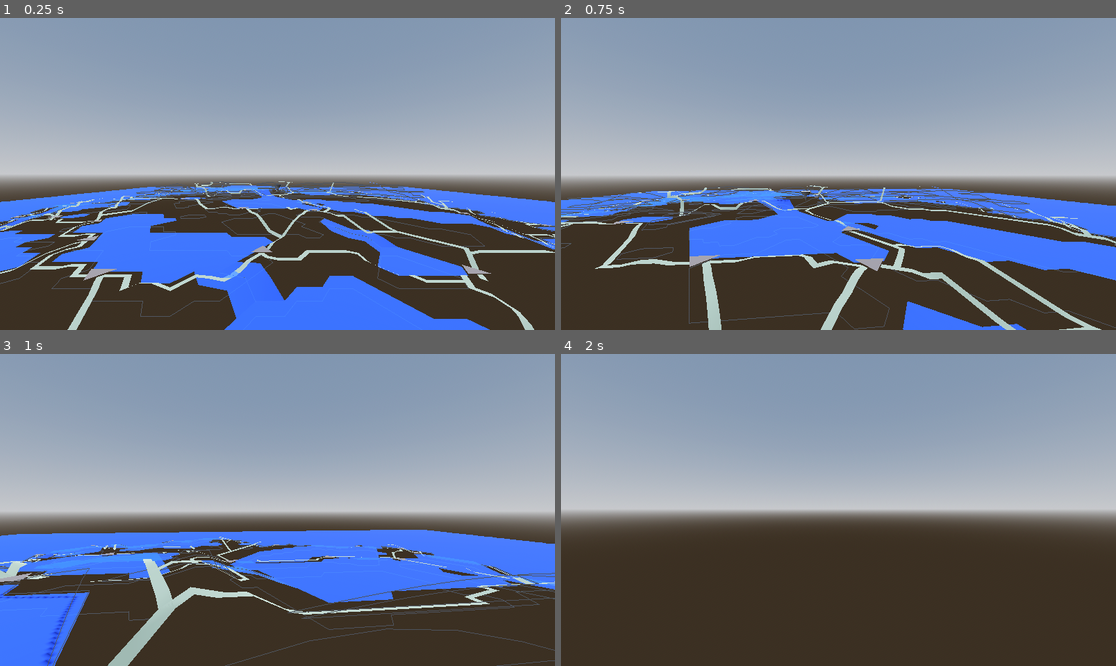
Above: before the commit, frames 1-4 (two rows, left to right).
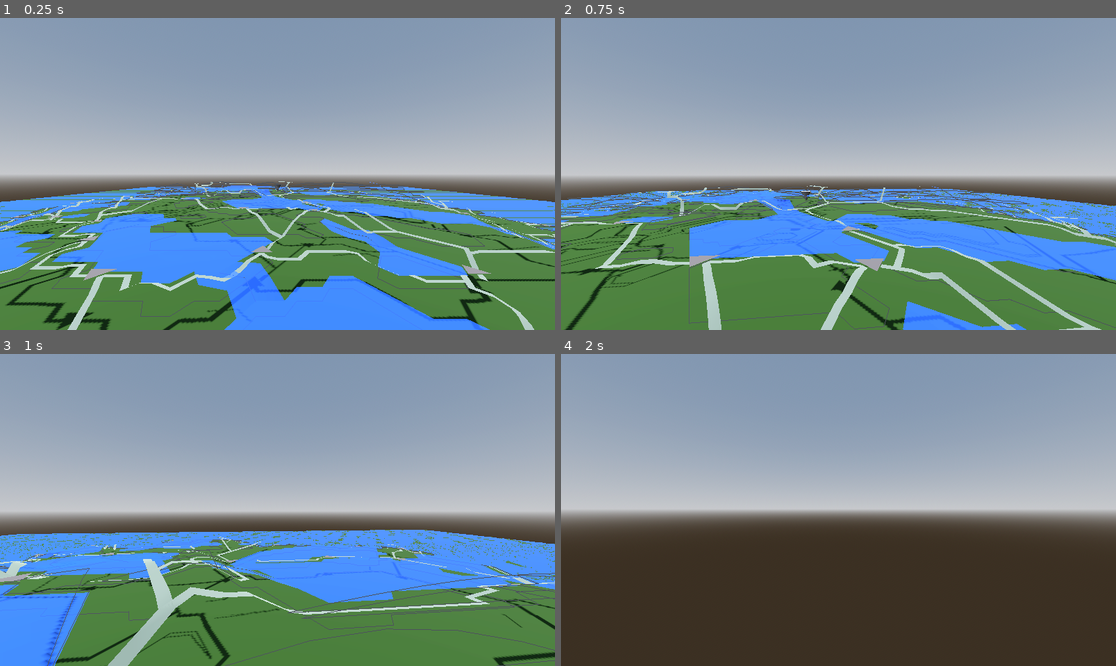
Above: after the commit, the same moments.

Repository: MichaelReel/Faster-Island-Generation
Game: Godot game, scene res://Main.tscn
Two runs of this game, one before a commit and one after it. Both use one fixed random seed, a clock stepped at 60 frames per second and the inputs below.
Inputs (mouse positions are in pixels of both pictures, inside the frame that each line leads up to):
- Up to frame 1 (0.25 s): no input
- Up to frame 2 (0.75 s): tap Enter at 0.5 s; move the mouse to (866, 174) at 0.52 s; hold W (forward) from 0.53 s (still down)
- Up to frame 3 (1 s): keep holding W (forward)
- Up to frame 4 (2 s): keep holding W (forward); move the mouse to (810, 510) at 1.27 s

The runs differ from the first frame. In frame 1, 37% of the frame differs, in the area x 0-100%, y 55-100%; in frame 2, 35%; in frame 3, 37%; in frame 4, nothing differs.

Commit message:
Fixed the vertex ordering

Diff:
--- a/island/generation/mid_lod/geometry/MidLODTriCellLayer.gd
+++ b/island/generation/mid_lod/geometry/MidLODTriCellLayer.gd
@@ -18,13 +18,6 @@
 	_tri_cell_layer = tri_cell_layer
 	_mid_lod_point_layer = mid_lod_point_layer
 	_mid_lod_subdivision = mid_lod_subdivision
-
-
-#
-#
-# TODO: Reverse the vertex order of all the triangle!
-#    - Note, code fix is easy, need to update docs/examples here too!
-#
 
 
 func perform() -> void:
@@ -44,10 +37,10 @@
 	#  _________\/_________                     \/____\/____\/____\/
 	#           9\                              6\    7     8     /9
 
-	# 1,0,4  1,4,5  2,1,5  2,5,6  3,2,6                0,1,2
-	#        5,4,7  5,7,8  6,5,8                1,3,4  1,4,2  2,4,5
-	#               8,7,9                3,6,7  3,7,4  4,7,8  4,8,5  5,8,9
-	#                             6,A,B  6,B,7  7,B,C  7,C,8  8,C,D  8,D,9  9,D,E
+	# 1,4,0  1,5,4  2,5,1  2,6,5  3,6,2                0,2,1
+	#        5,7,4  5,8,7  6,8,5                1,4,3  1,2,4  2,5,4
+	#               8,9,7                3,7,6  3,4,7  4,8,7  4,5,8  5,9,8
+	#                             6,B,A  6,7,B  7,C,B  7,8,C  8,D,C  8,9,D  9,E,D
 
 
 	_cell_up_subtriangles = _create_cell_up_subtriangles(_mid_lod_subdivision)
@@ -58,7 +51,7 @@
 func _create_cell_up_subtriangles(mid_lod_subdivision: int) -> PackedInt32Array:
 	var tri_indices: PackedInt32Array = PackedInt32Array()
 
-	# Upward cells always start and continue the same way
+	# Upward cells will always start and continue the same way
 	#
 	#     row            _________0/_________
 	#                             /\
@@ -71,11 +64,11 @@
 	#      2               /t4\  /t6\  /t8\
 	#                    \/____\/____\/____\/
 	#                    6\    7     8     /9
-
-	#                           0,1,2
-	#                    1,3,4  1,4,2  2,4,5
-	#             3,6,7  3,7,4  4,7,8  4,8,5  5,8,9
-	# 6,10,11  6,11,7  7,11,12  7,12,8  8,12,13  8,13,9  9,13,14
+	#
+	#                           0,2,1
+	#                    1,4,3  1,2,4  2,5,4
+	#             3,7,6  3,4,7  4,8,7  4,5,8  5,9,8
+	# 6,11,10  6,7,11  7,12,11  7,8,12  8,13,12  8,9,13  9,14,13
 	#                         ...etc...
 
 	var tri_1_start_point: int = 0
@@ -84,23 +77,26 @@
 
 		# Each row of points starts with a trangular number 0, 1, 3, 6, 10 etc.
 		tri_1_start_point += row
-		# Each second point starts with the next trianglular number up
-		var tri_2_start_point: int = tri_1_start_point + row + 1
-		# The third point will start on the second row of points, just after the second point
-		var tri_3_start_point_a: int = tri_2_start_point + 1
-		# The third point will alternatve to the first row
-		var tri_3_start_point_b: int = tri_1_start_point + 1
+
+		# The second triangle point will have 2 "start" points that alternate
+		# One on the second row of points, just after the second point
+		var tri_2_start_point_a: int = tri_1_start_point + row + 2
+		# The other will start on the the first row
+		var tri_2_start_point_b: int = tri_1_start_point + 1
+
+		# Each third point starts with the next trianglular number up from the first point
+		var tri_3_start_point: int = tri_1_start_point + row + 1
 
 		for cell_in_row: int in range(cells_in_row):
 			# First points all increment every even one across 0, 1 1 2, 3 3 4 4 5, 6 6 7 7 8 8 9
 			var tri_1: int = tri_1_start_point + cell_in_row / 2
-			# Second points all increment every odd one across 1, 3 4 4, 6 7 7 8 8, 10 11 11 12 12 13 13
-			var tri_2: int = tri_2_start_point + (cell_in_row + 1) / 2
-			# Third points alternate between rows, evens to a, odds to b
+			# Second points alternate between rows, evens to a, odds to b
 			# 2, 4 2 5, 7 4 8 5 9, 11 7 12 8 13 9 14
-			var tri_3: int = cell_in_row / 2 + (
-				tri_3_start_point_a if cell_in_row % 2 == 0 else tri_3_start_point_b
+			var tri_2: int = cell_in_row / 2 + (
+				tri_2_start_point_a if cell_in_row % 2 == 0 else tri_2_start_point_b
 			)
+			# Third points all increment every odd one across 1, 3 4 4, 6 7 7 8 8, 10 11 11 12 12 13 13
+			var tri_3: int = tri_3_start_point + (cell_in_row + 1) / 2
 
 			tri_indices.append(tri_1)
 			tri_indices.append(tri_2)
@@ -116,8 +112,13 @@
 	# The downwards triangle can be made from the upwards list
 	# Find the max point index, then foreach trio from the back of the upward list:
 	#   deduct each index from max point index
-	#   add each index to the down indices, rotating slightly
-
+	#   add each trio of indices to the down indices, rotating slightly
+	#
+	# The upward list for a side=3 triangle would be:
+	# 0,2,1, 1,4,3, 1,2,4, 2,5,4, 3,7,6, 3,4,7, 4,8,7, 4,5,8, 5,9,8
+	#
+	# The equivalent downward triangle:
+	#
 	#  0/____1_____2_____\3
 	#  /\ t0 /\ t2 /\ t4 /\
 	#    \  /t1\  /t3\  /
@@ -130,10 +131,13 @@
 	#  _________\/_________
 	#           9\
 	#
-	# 1,0,4  1,4,5  2,1,5  2,5,6  3,2,6
-	#        5,4,7  5,7,8  6,5,8
-	#               8,7,9
-	#
+	# 0,1,4  4,1,5  1,2,5  5,2,6  2,3,6
+	#        4,5,7  7,5,8  5,6,8
+	#               7,8,9
+	#
+	# 5,9,8 -> (from max) -> 4,0,1 -> (ccw rotate) -> 0,1,4
+	# 4,5,8        ->        5,4,1         ->         4,1,5
+	# etc
 
 	var points_per_side: int = mid_lod_subdivision + 1
 	var max_point_index: int = points_per_side * (points_per_side + 1) / 2 - 1
@@ -152,11 +156,11 @@
 	return tri_indices
 
 func get_subcell_index_by_coords() -> int:
-
+	# TODO
+	return 0
 	# Need to think about how to reference a subcell
-
-	return 0
-
+	# Maybe use something like the lower level grid coords?
+	#
 	#                          point columns
 	#                 0         1         2         3
 	#             ,-------. ,-------. ,-------. ,-------.
